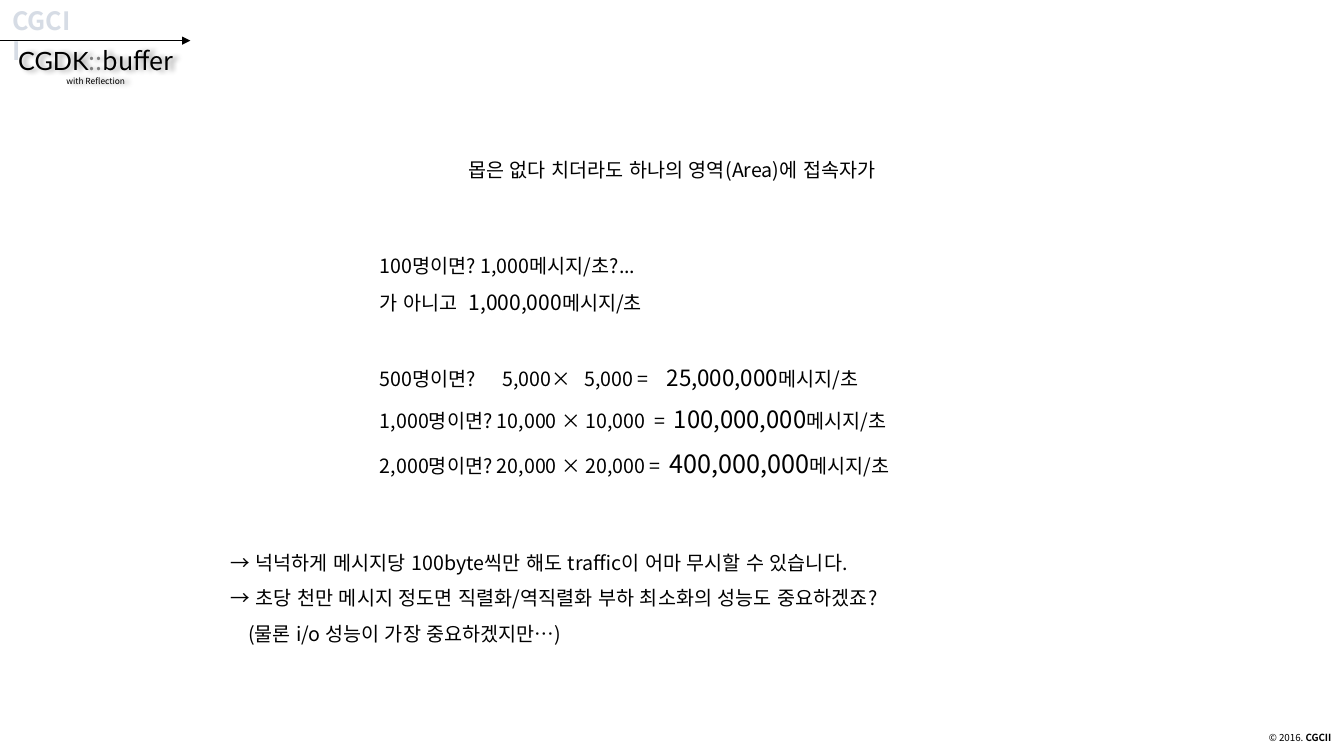
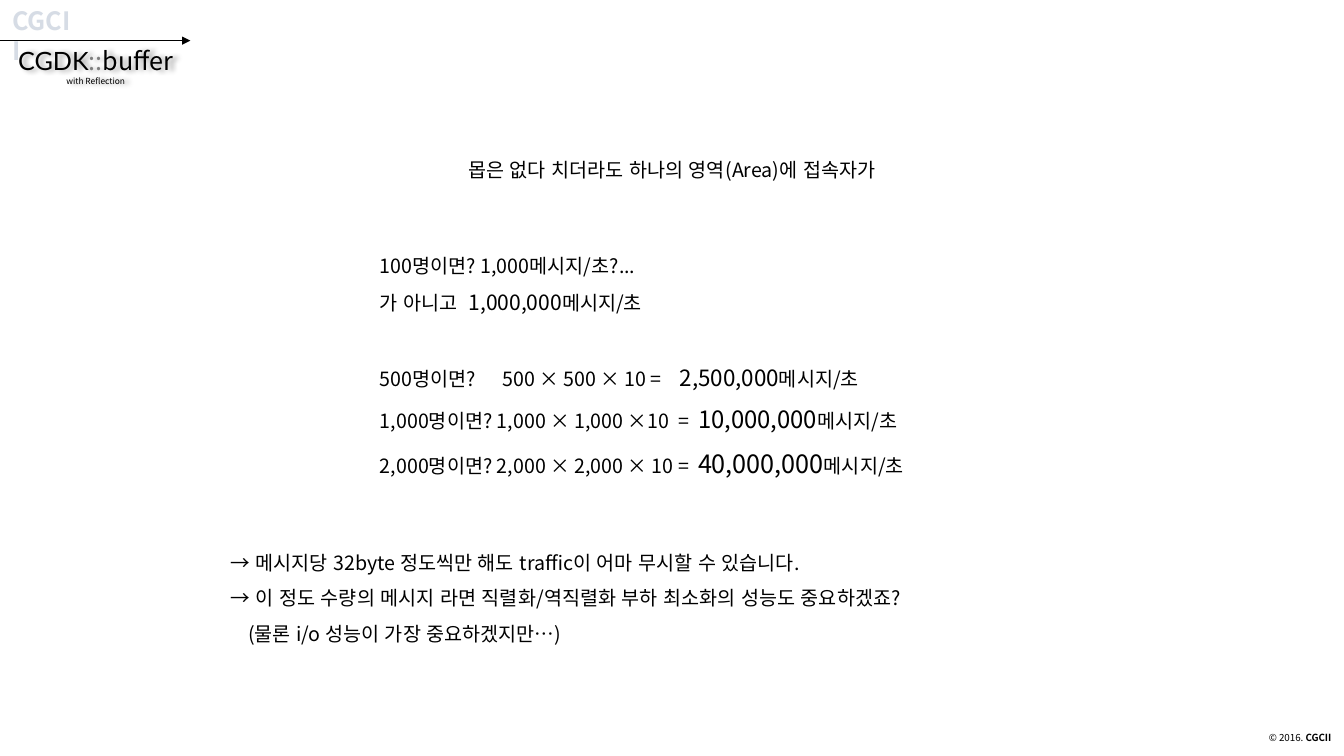
Before and after one commit to CGLabs/CGDK.buffer, a slide deck: slide 12 of C++/document/intruduce_CGDK.buffer.pptx. Drawn at 1344x756 pixels with LibreOffice and Linux fonts; fonts in the diff are those of the drawing. Boxes give left, top, right and bottom in pixels: in the first picture for what was removed or moved away, otherwise in the second. Text is boxed around its words. In the diff, an @@ line names an element or a change of style, - is before the commit and + after.

Commit message:
document update

```diff
--- a/C++/document/intruduce_CGDK.buffer.pptx
+++ b/C++/document/intruduce_CGDK.buffer.pptx
@@ text at (x1=380, y1=369, x2=904, y2=478): text changed @@
-500명이면? 5,000× 5,000 = 25,000,000메시지/초
-1,000명이면? 10,000 × 10,000 = 100,000,000메시지/초
-2,000명이면? 20,000 × 20,000 = 400,000,000메시지/초
+500명이면? 500 × 500 × 10 = 2,500,000메시지/초
+1,000명이면? 1,000 × 1,000 ×10 = 10,000,000메시지/초
+2,000명이면? 2,000 × 2,000 × 10 = 40,000,000메시지/초
@@ text at (x1=248, y1=553, x2=901, y2=645): text changed @@
-→ 넉넉하게 메시지당 100byte씩만 해도 traffic이 어마 무시할 수 있습니다.
-→ 초당 천만 메시지 정도면 직렬화/역직렬화 부하 최소화의 성능도 중요하겠죠?
-(물론 i/o 성능이 가장 중요하겠지만…)
+→ 메시지당 32byte 정도씩만 해도 traffic이 어마 무시할 수 있습니다.
+→ 이 정도 수량의 메시지 라면 직렬화/역직렬화 부하 최소화의 성능도 중요하겠죠?
+(물론 i/o 성능이 가장 중요하겠지만…)
```
